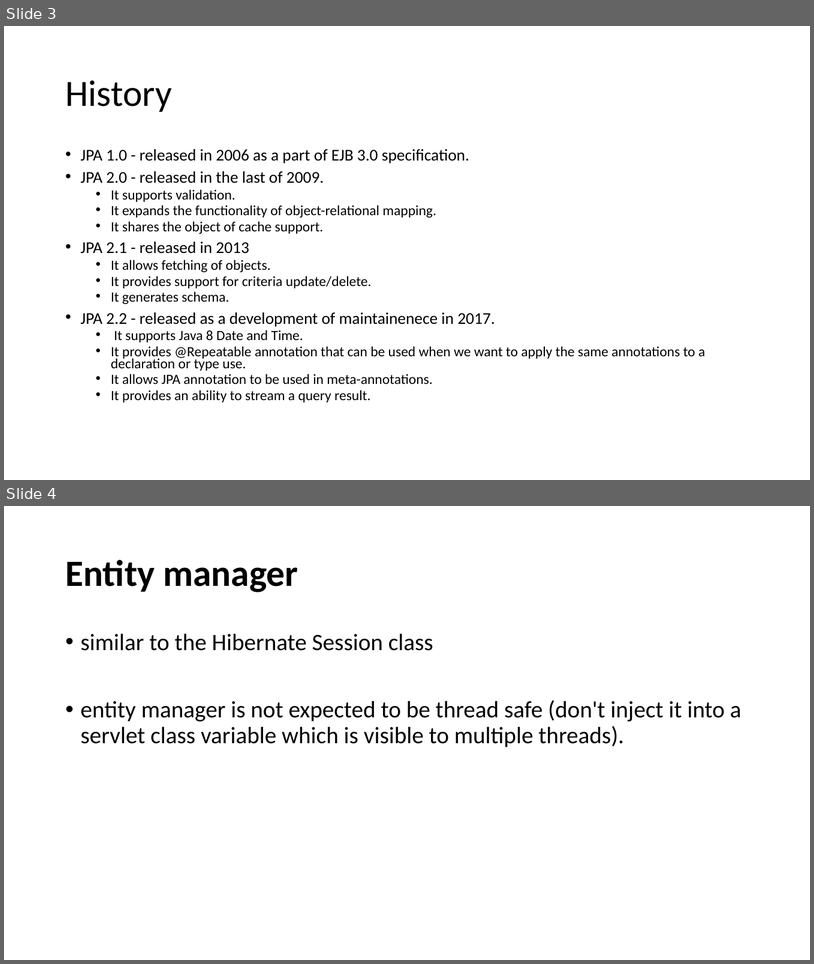
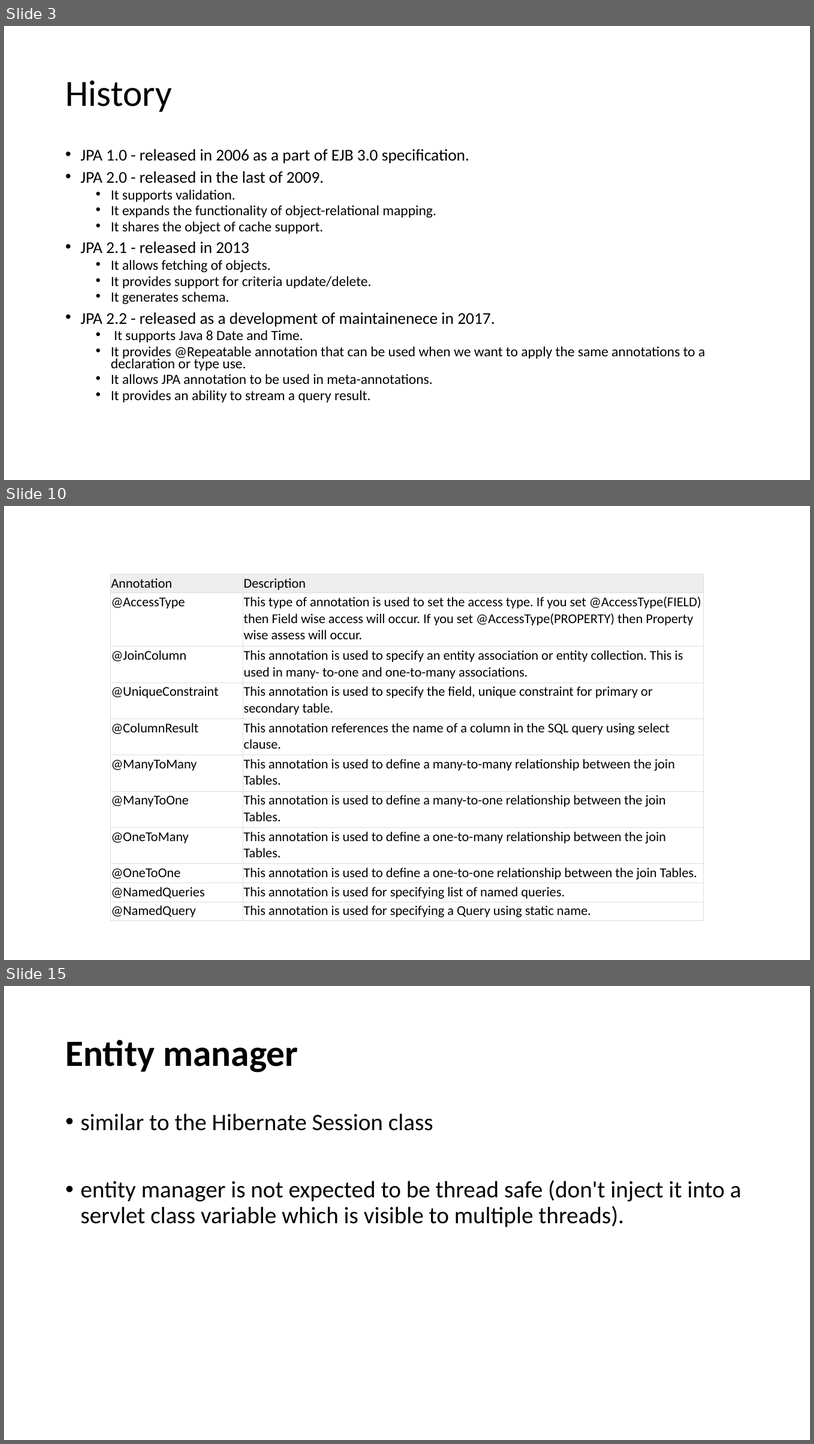
Before and after one commit to lawren43/mytest-repo, a slide deck: test-springmvc/doc/20181018-Spring JPA.pptx. Shown one above the other, each under a label of ours: slides 3 and 4 before the commit, slides 3, 10 and 15 after it; the slides between them are not shown. The pictures are 814x964 and 814x1444 pixels, drawn with LibreOffice and Linux fonts; fonts in the diff are those of the drawing. Boxes give left, top, right and bottom in pixels: in the first picture for what was removed or moved away, otherwise in the second. Text is boxed around its words. In the diff, an @@ line names an element or a change of style, - is before the commit and + after.

```diff
--- a/test-springmvc/doc/20181018-Spring JPA.pptx
+++ b/test-springmvc/doc/20181018-Spring JPA.pptx
@@ slide 10 added at bbox=[4, 506, 810, 960], background #FFFFFF @@
@@ table added at bbox=[110, 574, 704, 921], 11 rows, 2 columns @@
+Annotation | Description
+@AccessType | This type of annotation is used to set the access type. If you set @AccessType(FIELD) then Field wise access will occur. If you set @AccessType(PROPERTY) then Property wise assess will occur.
+@JoinColumn | This annotation is used to specify an entity association or entity collection. This is used in many- to-one and one-to-many associations.
+@UniqueConstraint | This annotation is used to specify the field, unique constraint for primary or secondary table.
+@ColumnResult | This annotation references the name of a column in the SQL query using select clause.
+@ManyToMany | This annotation is used to define a many-to-many relationship between the join Tables.
+@ManyToOne | This annotation is used to define a many-to-one relationship between the join Tables.
+@OneToMany | This annotation is used to define a one-to-many relationship between the join Tables.
+@OneToOne | This annotation is used to define a one-to-one relationship between the join Tables.
+@NamedQueries | This annotation is used for specifying list of named queries.
+@NamedQuery | This annotation is used for specifying a Query using static name.
@@ what was slide 4 is now slide 15 @@
```
Also in this commit, not shown: 1 slide changed, 16 other slides added, 3 other files.
